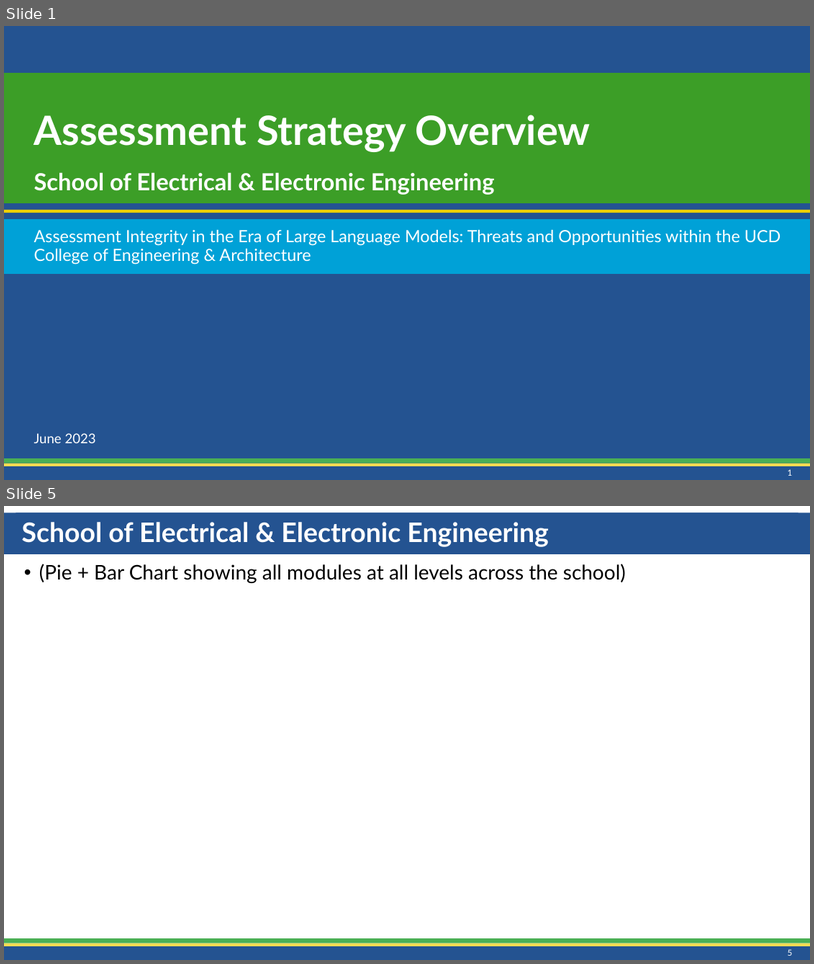
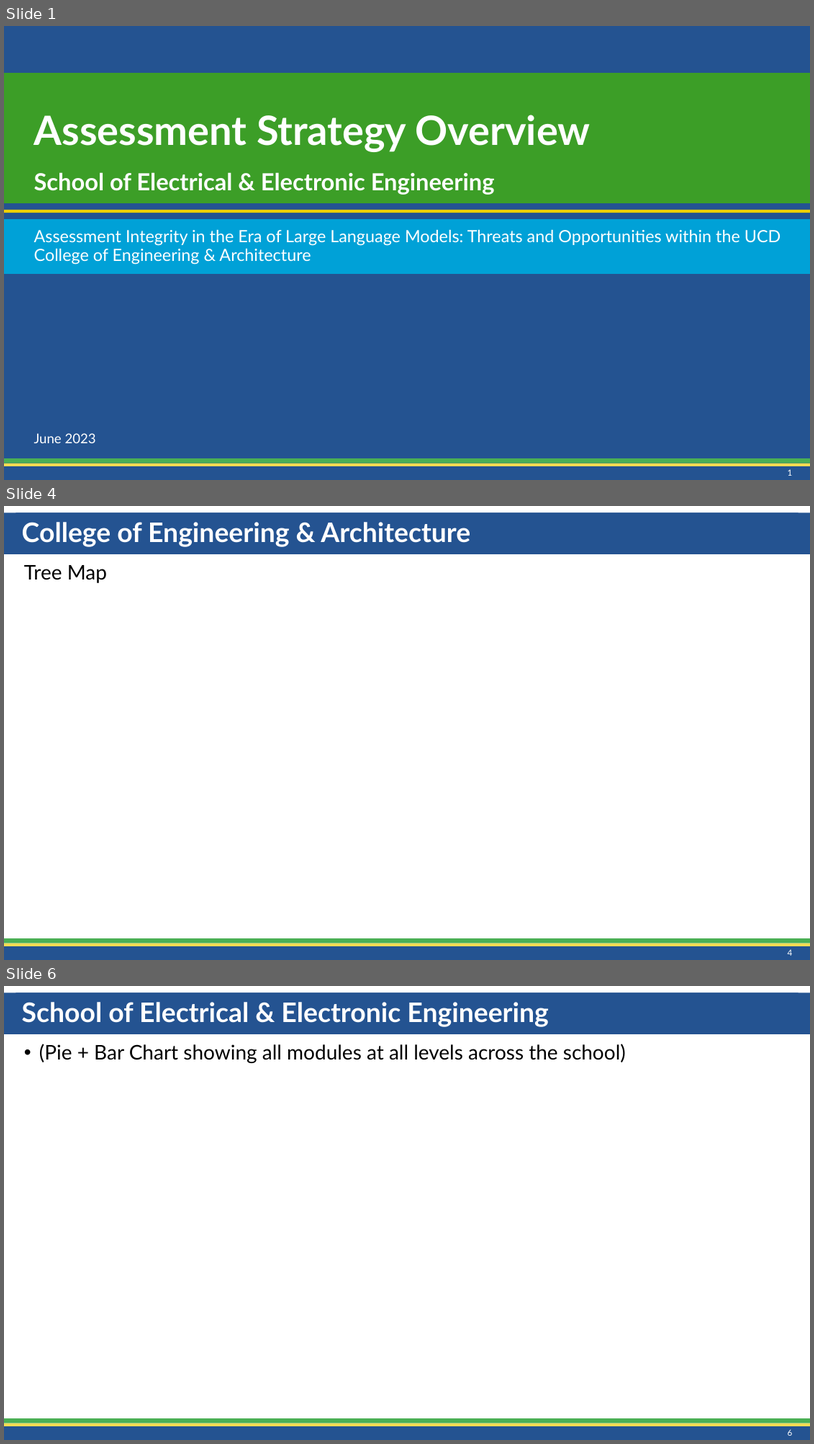
Before and after one commit to CathaloFaolain/ChatGPTAssessment, a slide deck: Slides/Schools Snapshot/AssessmentOverview_SEEE_202306.pptx. Shown one above the other, each under a label of ours: slides 1 and 5 before the commit, slides 1, 4 and 6 after it; the slides between them are not shown. The pictures are 814x964 and 814x1444 pixels, drawn with LibreOffice and Linux fonts; fonts in the diff are those of the drawing; background and template pictures are left out. Boxes give left, top, right and bottom in pixels: in the first picture for what was removed or moved away, otherwise in the second. Text is boxed around its words. In the diff, an @@ line names an element or a change of style, - is before the commit and + after.

```diff
--- a/Slides/Schools Snapshot/AssessmentOverview_SEEE_202306.pptx
+++ b/Slides/Schools Snapshot/AssessmentOverview_SEEE_202306.pptx
@@ slide 4 added at (4,506,810,960), background #FFFFFF; not listed: 4 template elements that a slide beside it also shows @@
@@ title added at (16,512,798,554), fill #245391, 32 pt, text #FFFFFF, bold @@
+College of Engineering & Architecture
@@ text added at (24,565,107,583), 24 pt, text #000000 @@
+Tree Map
@@ page number added at (788,949,793,955), 10 pt, text #FFFFFF @@
+4
@@ what was slide 5 is now slide 6 @@
```
Also in this commit, not shown: 2 slides changed.
